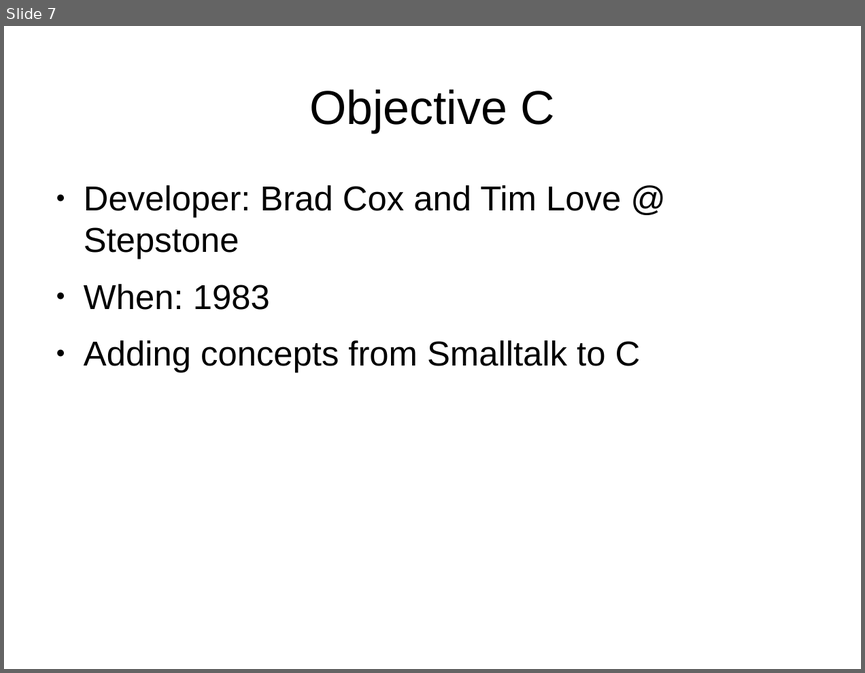
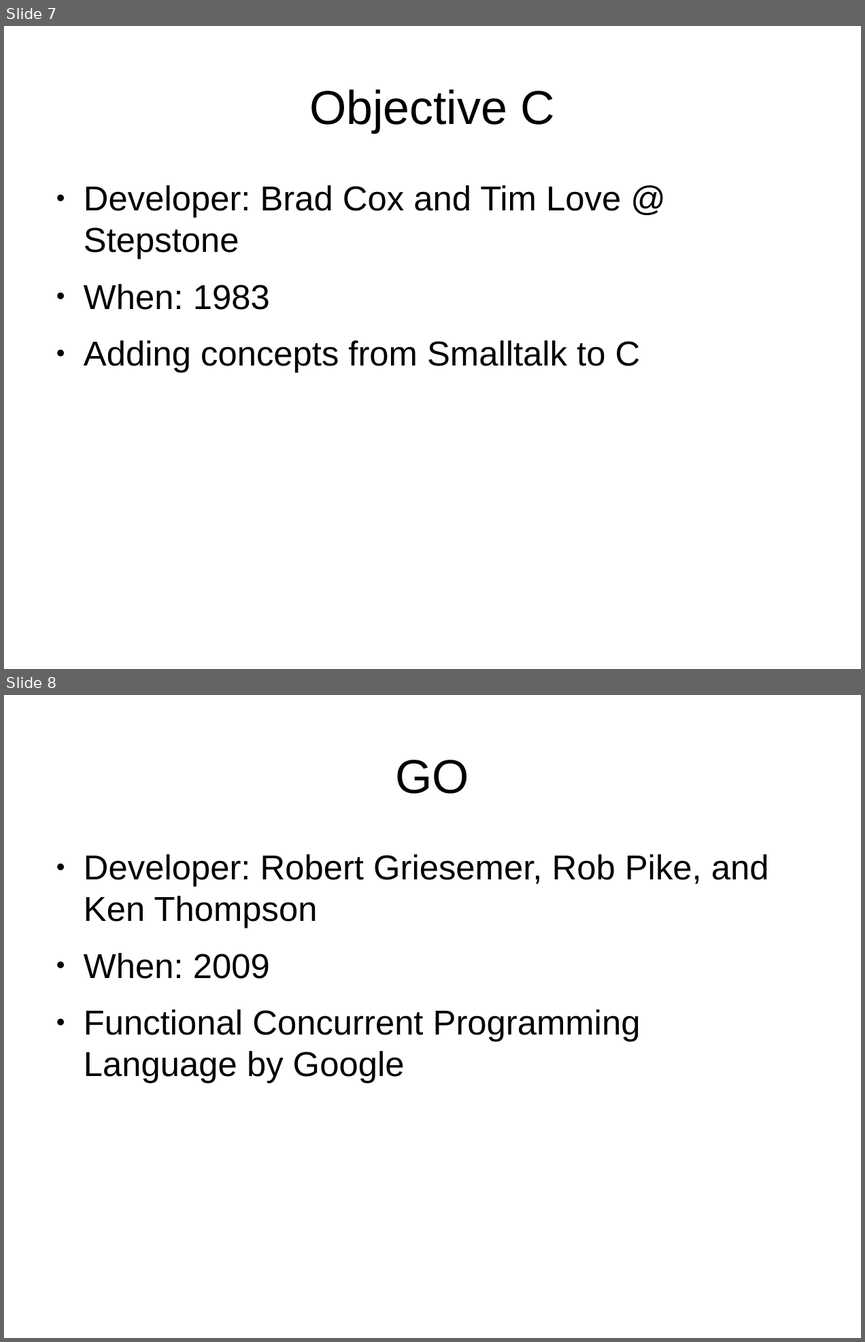
Before and after one commit to cajun-code/Programming_language_swamp_tour, a slide deck: plst.odp. Shown one above the other, each under a label of ours: slide 7 before the commit, slides 7 and 8 after it. The pictures are 865x673 and 865x1342 pixels, drawn with LibreOffice and Linux fonts; fonts in the diff are those of the drawing; background and template pictures are left out. Boxes give left, top, right and bottom in pixels: in the first picture for what was removed or moved away, otherwise in the second. Text is boxed around its words. In the diff, an @@ line names an element or a change of style, - is before the commit and + after.

```diff
--- a/plst.odp
+++ b/plst.odp
@@ slide 8 added at (4,695,861,1338), background picture (left out) @@
@@ title added at (396,760,470,794), 44 pt, text #000000 @@
+GO
@@ text added at (84,854,769,1083), 32 pt, text #000000 @@
+● Developer: Robert Griesemer, Rob Pike, and Ken Thompson
+● When: 2009
+● Functional Concurrent Programming Language by Google
```
Also in this commit, not shown: 9 other slides added, 1 other file.
